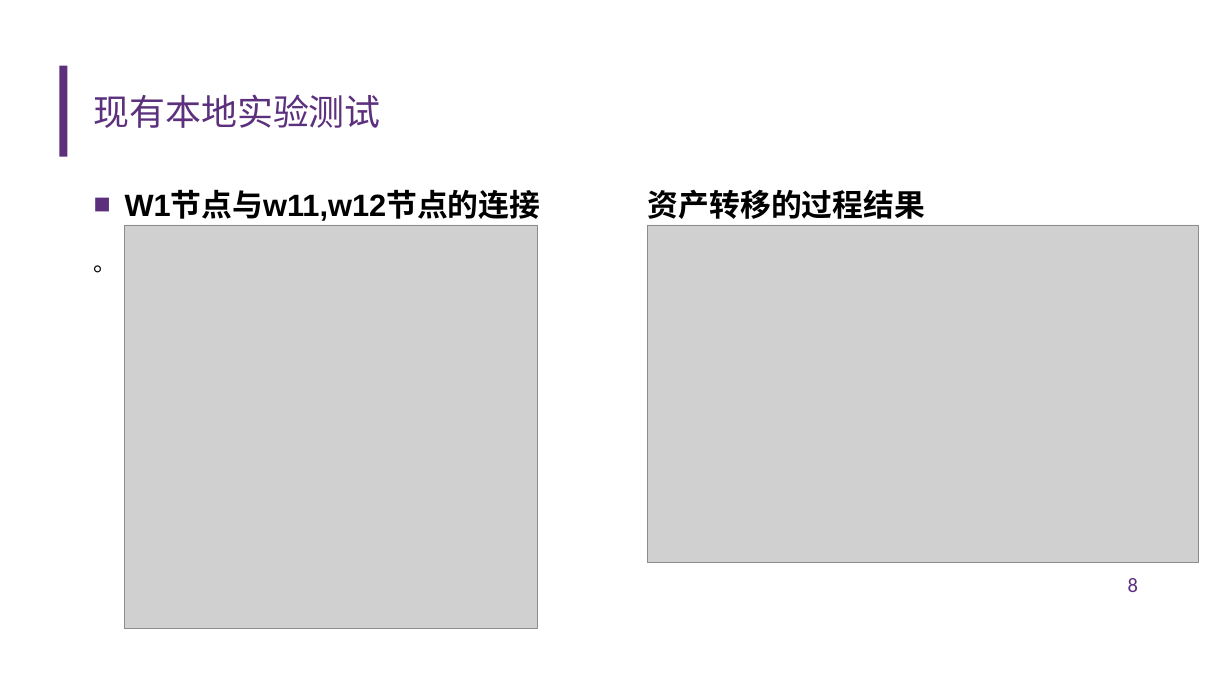
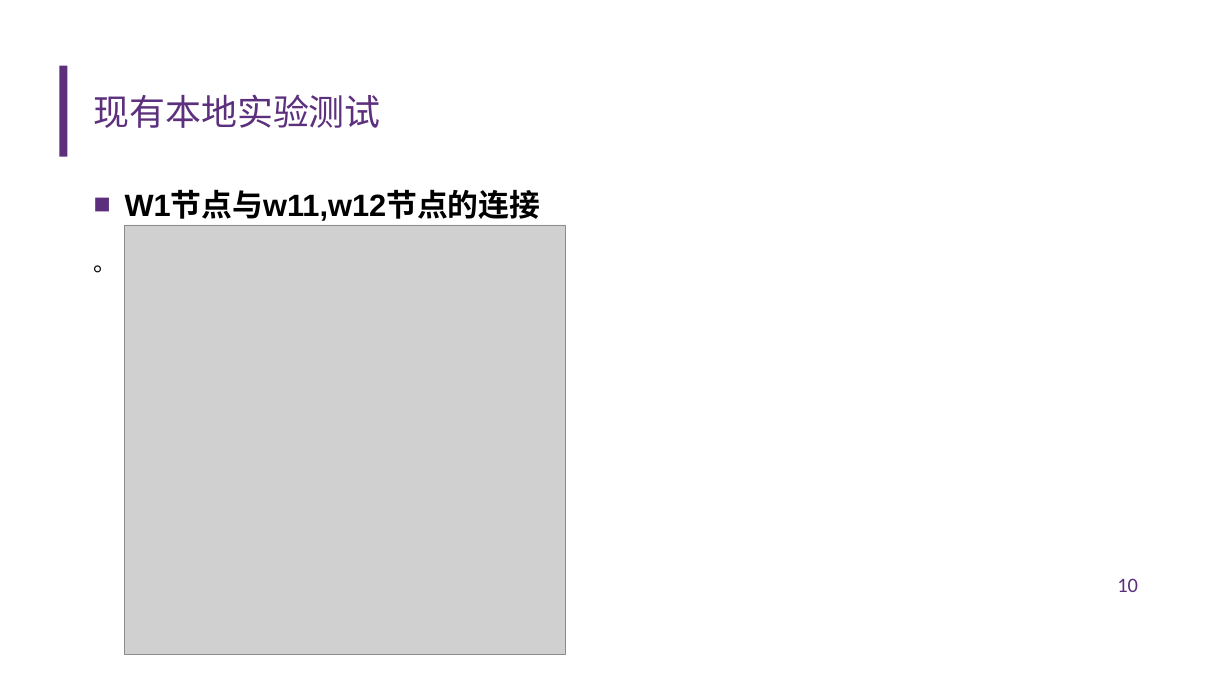
Before and after one commit to diyz19/GraduationDesign, a slide deck: slide 10 of 中期报告.pptx (slide 8 before the commit). Drawn at 1232x693 pixels with LibreOffice and Linux fonts; fonts in the diff are those of the drawing; grey boxes stand for pictures; background and template pictures are left out. Boxes give left, top, right and bottom in pixels: in the first picture for what was removed or moved away, otherwise in the second. Text is boxed around its words. In the diff, an @@ line names an element or a change of style, - is before the commit and + after.

```diff
--- a/中期报告.pptx
+++ b/中期报告.pptx
@@ text at [125,192,541,221]: text changed @@
-■ W1节点与w11,w12节点的连接 资产转移的过程结果
+■ W1节点与w11,w12节点的连接
@@ picture: place and size @@
-picture at [125,226,539,628]
+picture at [125,226,566,655]
@@ picture removed at [648,226,1199,563] @@
@@ page number at [1117,578,1138,592]: text changed @@
-8
+10
```
Also in this commit, not shown: 6 other slides changed, 4 slides added.
